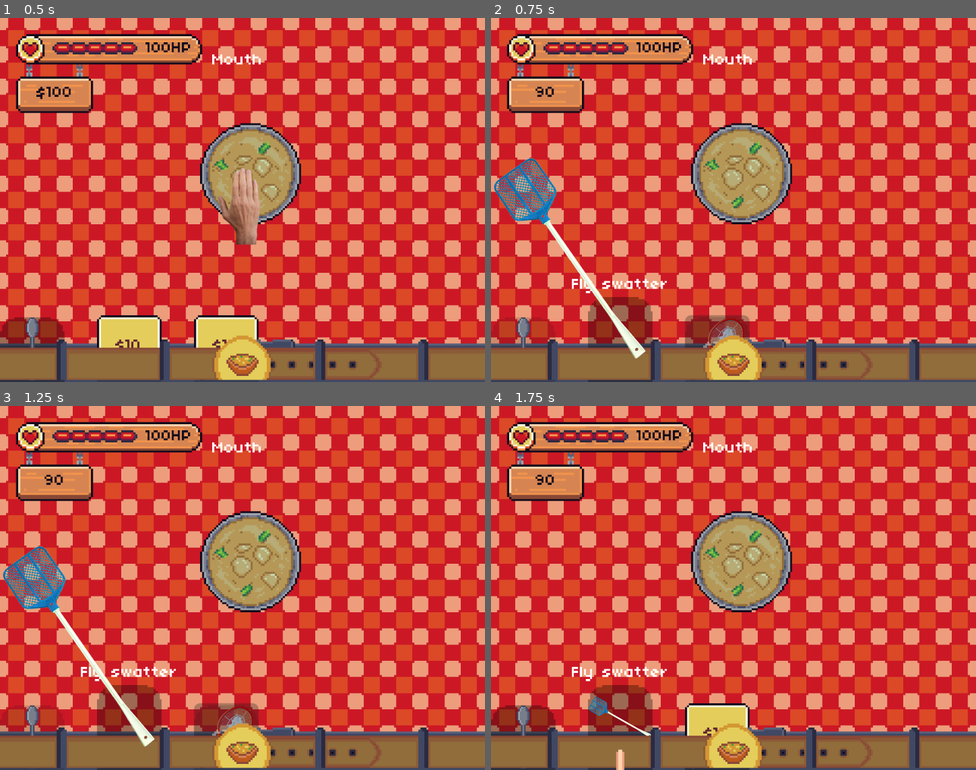
Above: before the commit, frames 1-4 (two rows, left to right).
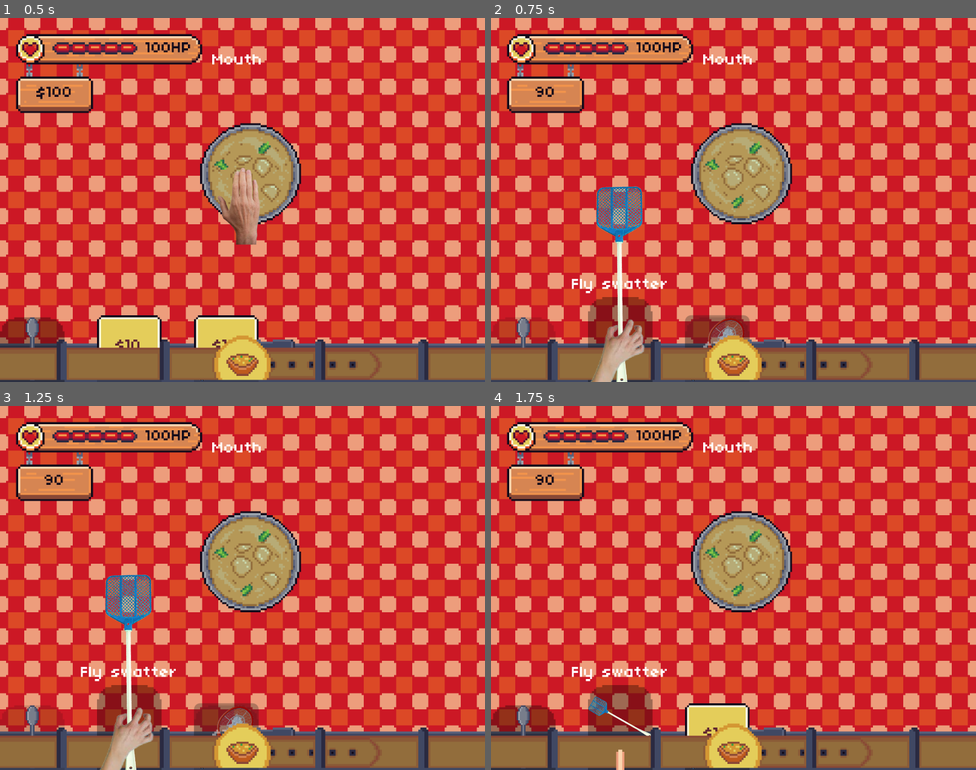
Above: after the commit, the same moments.

Repository: mattismoel/rage-room
Game: Godot game, scene res://scenes/game.tscn
Two runs of this game, one before a commit and one after it. Both use one fixed random seed, a clock stepped at 60 frames per second and the inputs below. The engine's default icon, where the game draws it, is replaced by a stand-in: a white triangle on a blue panel in a dark square.
Inputs (mouse positions are in pixels of both pictures, inside the frame that each line leads up to):
- Up to frame 1 (0.5 s): no input
- Up to frame 2 (0.75 s): click "$10" at 0.5 s
- Up to frame 3 (1.25 s): no input
- Up to frame 4 (1.75 s): click (621, 748) at 1.25 s

Frame 1 is identical in both runs. In frame 2, 4.1% of the frame differs, in the area x 0-32%, y 38-100%; in frame 3, 4.1%; in frame 4, nothing differs.

Commit message:
added fly swatter state machine + temp animation

Diff:
--- a/scenes/equipment/entries/flyswatter.tres
+++ b/scenes/equipment/entries/flyswatter.tres
@@ -1,6 +1,6 @@
 [gd_resource type="Resource" script_class="EquipmentEntry" load_steps=4 format=3 uid="uid://crrud54yx74ob"]
 
-[ext_resource type="PackedScene" uid="uid://crbgnq0h1g3ym" path="res://scenes/equipment/flyswatter.tscn" id="1_dl5au"]
+[ext_resource type="PackedScene" uid="uid://crbgnq0h1g3ym" path="res://scenes/equipment/flyswatter/flyswatter.tscn" id="1_dl5au"]
 [ext_resource type="Texture2D" uid="uid://c3n6gq3kiutqc" path="res://assets/equipment/flyswatter.png" id="1_eipsb"]
 [ext_resource type="Script" uid="uid://c3n2s4jlpujkh" path="res://scenes/equipment/equipment_entry.gd" id="2_eipsb"]
 
--- a/scenes/equipment/flyswatter.gd
+++ /dev/null
@@ -1,2 +0,0 @@
-class_name FlySwatter
-extends Equipment
--- a/scenes/equipment/flyswatter.tscn
+++ /dev/null
@@ -1,14 +0,0 @@
-[gd_scene load_steps=3 format=3 uid="uid://crbgnq0h1g3ym"]
-
-[ext_resource type="Script" uid="uid://hknuf2ygy32w" path="res://scenes/equipment/flyswatter.gd" id="1_f644k"]
-[ext_resource type="Texture2D" uid="uid://c3n6gq3kiutqc" path="res://assets/equipment/flyswatter.png" id="1_tppsa"]
-
-[node name="Flyswatter" type="Node2D"]
-rotation = -0.619952
-script = ExtResource("1_f644k")
-
-[node name="Sprite2D" type="Sprite2D" parent="."]
-position = Vector2(8.81988, -50.2216)
-rotation = 1.05835
-scale = Vector2(0.170876, 0.170876)
-texture = ExtResource("1_tppsa")
--- /dev/null
+++ b/scenes/equipment/flyswatter/flyswatter.tscn
@@ -0,0 +1,292 @@
+[gd_scene load_steps=12 format=3 uid="uid://crbgnq0h1g3ym"]
+
+[ext_resource type="Script" uid="uid://cng50qi8ac087" path="res://scenes/equipment/equipment.gd" id="1_fu6hv"]
+[ext_resource type="Script" uid="uid://ca42s16x5547g" path="res://scripts/state_machine/state_machine.gd" id="2_d5ya8"]
+[ext_resource type="Script" uid="uid://cidtl8qw50un8" path="res://scenes/equipment/flyswatter/idle_state.gd" id="3_fu6hv"]
+[ext_resource type="Texture2D" uid="uid://c3n6gq3kiutqc" path="res://assets/equipment/flyswatter.png" id="4_mfq0e"]
+[ext_resource type="Texture2D" uid="uid://cokbfjclr2ww3" path="res://assets/player/grab arm.png" id="5_ik38o"]
+[ext_resource type="Script" uid="uid://dwmh5fpwv0lo5" path="res://scenes/equipment/flyswatter/swat_state.gd" id="6_d5ya8"]
+
+[sub_resource type="CapsuleShape2D" id="CapsuleShape2D_k8dx3"]
+
+[sub_resource type="Animation" id="Animation_04hmg"]
+length = 0.001
+tracks/0/type = "value"
+tracks/0/imported = false
+tracks/0/enabled = true
+tracks/0/path = NodePath("StateMachine/IdleState/GrabHandIdle:frame")
+tracks/0/interp = 1
+tracks/0/loop_wrap = true
+tracks/0/keys = {
+"times": PackedFloat32Array(0),
+"transitions": PackedFloat32Array(1),
+"update": 1,
+"values": [0]
+}
+tracks/1/type = "value"
+tracks/1/imported = false
+tracks/1/enabled = true
+tracks/1/path = NodePath("StateMachine/IdleState/GrabHandIdle:position")
+tracks/1/interp = 1
+tracks/1/loop_wrap = true
+tracks/1/keys = {
+"times": PackedFloat32Array(0),
+"transitions": PackedFloat32Array(1),
+"update": 0,
+"values": [Vector2(-4.46555, 8.26333)]
+}
+tracks/2/type = "value"
+tracks/2/imported = false
+tracks/2/enabled = true
+tracks/2/path = NodePath("StateMachine/IdleState/IdleSprit:position")
+tracks/2/interp = 1
+tracks/2/loop_wrap = true
+tracks/2/keys = {
+"times": PackedFloat32Array(0),
+"transitions": PackedFloat32Array(1),
+"update": 0,
+"values": [Vector2(18.4767, -22.4413)]
+}
+tracks/3/type = "value"
+tracks/3/imported = false
+tracks/3/enabled = true
+tracks/3/path = NodePath("StateMachine/SwatState/GrabHandSwat:skew")
+tracks/3/interp = 1
+tracks/3/loop_wrap = true
+tracks/3/keys = {
+"times": PackedFloat32Array(0),
+"transitions": PackedFloat32Array(1),
+"update": 0,
+"values": [0.0]
+}
+tracks/4/type = "value"
+tracks/4/imported = false
+tracks/4/enabled = true
+tracks/4/path = NodePath("StateMachine/SwatState/SwatSprite:skew")
+tracks/4/interp = 1
+tracks/4/loop_wrap = true
+tracks/4/keys = {
+"times": PackedFloat32Array(0),
+"transitions": PackedFloat32Array(1),
+"update": 0,
+"values": [0.0]
+}
+tracks/5/type = "value"
+tracks/5/imported = false
+tracks/5/enabled = true
+tracks/5/path = NodePath("StateMachine/SwatState/SwatSprite:rotation")
+tracks/5/interp = 1
+tracks/5/loop_wrap = true
+tracks/5/keys = {
+"times": PackedFloat32Array(0),
+"transitions": PackedFloat32Array(1),
+"update": 0,
+"values": [1.64585]
+}
+tracks/6/type = "value"
+tracks/6/imported = false
+tracks/6/enabled = true
+tracks/6/path = NodePath("StateMachine/SwatState/GrabHandSwat:position")
+tracks/6/interp = 1
+tracks/6/loop_wrap = true
+tracks/6/keys = {
+"times": PackedFloat32Array(0),
+"transitions": PackedFloat32Array(1),
+"update": 0,
+"values": [Vector2(-4.46555, 8.26333)]
+}
+tracks/7/type = "value"
+tracks/7/imported = false
+tracks/7/enabled = true
+tracks/7/path = NodePath("StateMachine/SwatState/GrabHandSwat:rotation")
+tracks/7/interp = 1
+tracks/7/loop_wrap = true
+tracks/7/keys = {
+"times": PackedFloat32Array(0),
+"transitions": PackedFloat32Array(1),
+"update": 0,
+"values": [-0.198968]
+}
+
+[sub_resource type="Animation" id="Animation_qt6wl"]
+resource_name = "idle"
+length = 0.3
+loop_mode = 1
+tracks/0/type = "value"
+tracks/0/imported = false
+tracks/0/enabled = true
+tracks/0/path = NodePath("StateMachine/IdleState/GrabHandIdle:frame")
+tracks/0/interp = 1
+tracks/0/loop_wrap = true
+tracks/0/keys = {
+"times": PackedFloat32Array(0, 0.1),
+"transitions": PackedFloat32Array(1, 1),
+"update": 1,
+"values": [0, 0]
+}
+tracks/1/type = "value"
+tracks/1/imported = false
+tracks/1/enabled = true
+tracks/1/path = NodePath("StateMachine/IdleState/GrabHandIdle:position")
+tracks/1/interp = 1
+tracks/1/loop_wrap = true
+tracks/1/keys = {
+"times": PackedFloat32Array(0, 0.133333, 0.266667),
+"transitions": PackedFloat32Array(1, 1, 1),
+"update": 0,
+"values": [Vector2(-2, 8), Vector2(-2, 7.6), Vector2(-2, 8)]
+}
+tracks/2/type = "value"
+tracks/2/imported = false
+tracks/2/enabled = true
+tracks/2/path = NodePath("StateMachine/IdleState/IdleSprit:position")
+tracks/2/interp = 1
+tracks/2/loop_wrap = true
+tracks/2/keys = {
+"times": PackedFloat32Array(0, 0.133333, 0.266667),
+"transitions": PackedFloat32Array(1, 1, 1),
+"update": 0,
+"values": [Vector2(2, -33), Vector2(2, -33.4), Vector2(2, -33)]
+}
+
+[sub_resource type="Animation" id="Animation_wfkgx"]
+resource_name = "swat"
+step = 0.0
+tracks/0/type = "value"
+tracks/0/imported = false
+tracks/0/enabled = true
+tracks/0/path = NodePath("StateMachine/SwatState/GrabHandSwat:skew")
+tracks/0/interp = 1
+tracks/0/loop_wrap = true
+tracks/0/keys = {
+"times": PackedFloat32Array(0.000961971, 0.144296, 0.311981, 0.451226),
+"transitions": PackedFloat32Array(1, 3.605, 0.392292, 1),
+"update": 0,
+"values": [0.0, -0.520108, 0.0418879, 0.0]
+}
+tracks/1/type = "value"
+tracks/1/imported = false
+tracks/1/enabled = true
+tracks/1/path = NodePath("StateMachine/SwatState/SwatSprite:skew")
+tracks/1/interp = 1
+tracks/1/loop_wrap = true
+tracks/1/keys = {
+"times": PackedFloat32Array(0, 0.161611, 0.311019, 0.450264),
+"transitions": PackedFloat32Array(1, 8.2821, 0.392292, 1),
+"update": 0,
+"values": [0.0, -1.12225, 0.95644, 0.0]
+}
+tracks/2/type = "value"
+tracks/2/imported = false
+tracks/2/enabled = true
+tracks/2/path = NodePath("StateMachine/SwatState/SwatSprite:rotation")
+tracks/2/interp = 1
+tracks/2/loop_wrap = true
+tracks/2/keys = {
+"times": PackedFloat32Array(0.00465136, 0.302338, 0.427925),
+"transitions": PackedFloat32Array(1, 1, 1),
+"update": 0,
+"values": [1.03498, 1.36834, 1.03498]
+}
+tracks/3/type = "value"
+tracks/3/imported = false
+tracks/3/enabled = true
+tracks/3/path = NodePath("StateMachine/SwatState/GrabHandSwat:position")
+tracks/3/interp = 1
+tracks/3/loop_wrap = true
+tracks/3/keys = {
+"times": PackedFloat32Array(0, 0.183729, 0.304664, 0.455833),
+"transitions": PackedFloat32Array(1, 1, 1, 1),
+"update": 0,
+"values": [Vector2(-2, 8), Vector2(4, 4), Vector2(-13, 4), Vector2(-2, 8)]
+}
+tracks/4/type = "value"
+tracks/4/imported = false
+tracks/4/enabled = true
+tracks/4/path = NodePath("StateMachine/SwatState/GrabHandSwat:rotation")
+tracks/4/interp = 1
+tracks/4/loop_wrap = true
+tracks/4/keys = {
+"times": PackedFloat32Array(0, 0.141866, 0.458159),
+"transitions": PackedFloat32Array(1, 1, 1),
+"update": 0,
+"values": [0.0, 0.549779, 0.0]
+}
+tracks/5/type = "method"
+tracks/5/imported = false
+tracks/5/enabled = true
+tracks/5/path = NodePath("StateMachine/SwatState")
+tracks/5/interp = 1
+tracks/5/loop_wrap = true
+tracks/5/keys = {
+"times": PackedFloat32Array(0.362806),
+"transitions": PackedFloat32Array(1),
+"values": [{
+"args": [],
+"method": &"_kill_intersecting_insects"
+}]
+}
+
+[sub_resource type="AnimationLibrary" id="AnimationLibrary_wfkgx"]
+_data = {
+&"RESET": SubResource("Animation_04hmg"),
+&"idle": SubResource("Animation_qt6wl"),
+&"swat": SubResource("Animation_wfkgx")
+}
+
+[node name="Flyswatter" type="Node2D"]
+script = ExtResource("1_fu6hv")
+
+[node name="StateMachine" type="Node2D" parent="." node_paths=PackedStringArray("_initial_state")]
+script = ExtResource("2_d5ya8")
+_initial_state = NodePath("IdleState")
+metadata/_custom_type_script = "uid://ca42s16x5547g"
+
+[node name="IdleState" type="Node2D" parent="StateMachine" node_paths=PackedStringArray("_swat_state", "_animation_player")]
+script = ExtResource("3_fu6hv")
+_swat_state = NodePath("../SwatState")
+_animation_player = NodePath("../../AnimationPlayer")
+metadata/_custom_type_script = "uid://cjgkt6mw5ow4l"
+
+[node name="IdleSprit" type="Sprite2D" parent="StateMachine/IdleState"]
+position = Vector2(18.4767, -22.4413)
+rotation = 1.03498
+scale = Vector2(0.150737, 0.150737)
+texture = ExtResource("4_mfq0e")
+
+[node name="GrabHandIdle" type="Sprite2D" parent="StateMachine/IdleState"]
+position = Vector2(-4.46555, 8.26333)
+scale = Vector2(0.367436, 0.367436)
+texture = ExtResource("5_ik38o")
+
+[node name="SwatState" type="Node2D" parent="StateMachine" node_paths=PackedStringArray("_idle_state", "_hit_area", "_animation_player")]
+visible = false
+script = ExtResource("6_d5ya8")
+_idle_state = NodePath("../IdleState")
+_hit_area = NodePath("Area2D")
+_animation_player = NodePath("../../AnimationPlayer")
+metadata/_custom_type_script = "uid://cjgkt6mw5ow4l"
+
+[node name="SwatSprite" type="Sprite2D" parent="StateMachine/SwatState"]
+position = Vector2(2, -33)
+rotation = 1.64585
+scale = Vector2(0.150737, 0.150737)
+texture = ExtResource("4_mfq0e")
+
+[node name="GrabHandSwat" type="Sprite2D" parent="StateMachine/SwatState"]
+position = Vector2(-4.46555, 8.26333)
+rotation = -0.198968
+scale = Vector2(0.367436, 0.367436)
+texture = ExtResource("5_ik38o")
+
+[node name="Area2D" type="Area2D" parent="StateMachine/SwatState"]
+position = Vector2(0, -67)
+
+[node name="CollisionShape2D" type="CollisionShape2D" parent="StateMachine/SwatState/Area2D"]
+position = Vector2(3, 2)
+shape = SubResource("CapsuleShape2D_k8dx3")
+
+[node name="AnimationPlayer" type="AnimationPlayer" parent="."]
+libraries = {
+&"": SubResource("AnimationLibrary_wfkgx")
+}
--- /dev/null
+++ b/scenes/equipment/flyswatter/idle_state.gd
@@ -0,0 +1,17 @@
+extends State
+
+@export var _swat_state: SwatState
+@export var _animation_player: AnimationPlayer
+
+func enter() -> void:
+	super()
+	show()
+	_animation_player.play("idle")
+
+func exit() -> void:
+	super()
+	hide()
+
+func input(event) -> void:
+	if event.is_action_pressed("interact"):
+		changed_state.emit(_swat_state)
--- /dev/null
+++ b/scenes/equipment/flyswatter/swat_state.gd
@@ -0,0 +1,24 @@
+class_name SwatState
+extends State
+
+@export var _idle_state: State
+@export var _hit_area: Area2D
+@export var _animation_player: AnimationPlayer
+
+func enter() -> void:
+	super()
+	show()
+
+	_animation_player.play("swat")
+	await _animation_player.animation_finished
+	changed_state.emit(_idle_state)
+
+func exit() -> void:
+	super()
+	hide()
+
+func _kill_intersecting_insects() -> void:
+	var overlapping_areas: Array[Area2D] = _hit_area.get_overlapping_areas()
+	for area in overlapping_areas:
+		if area.get_parent() is Insect:
+			InsectManager.kill(area.get_parent())
Not shown, removed: scenes/equipment/flyswatter.gd.uid
Not shown, added: scenes/equipment/flyswatter/idle_state.gd.uid
Not shown, added: scenes/equipment/flyswatter/swat_state.gd.uid
